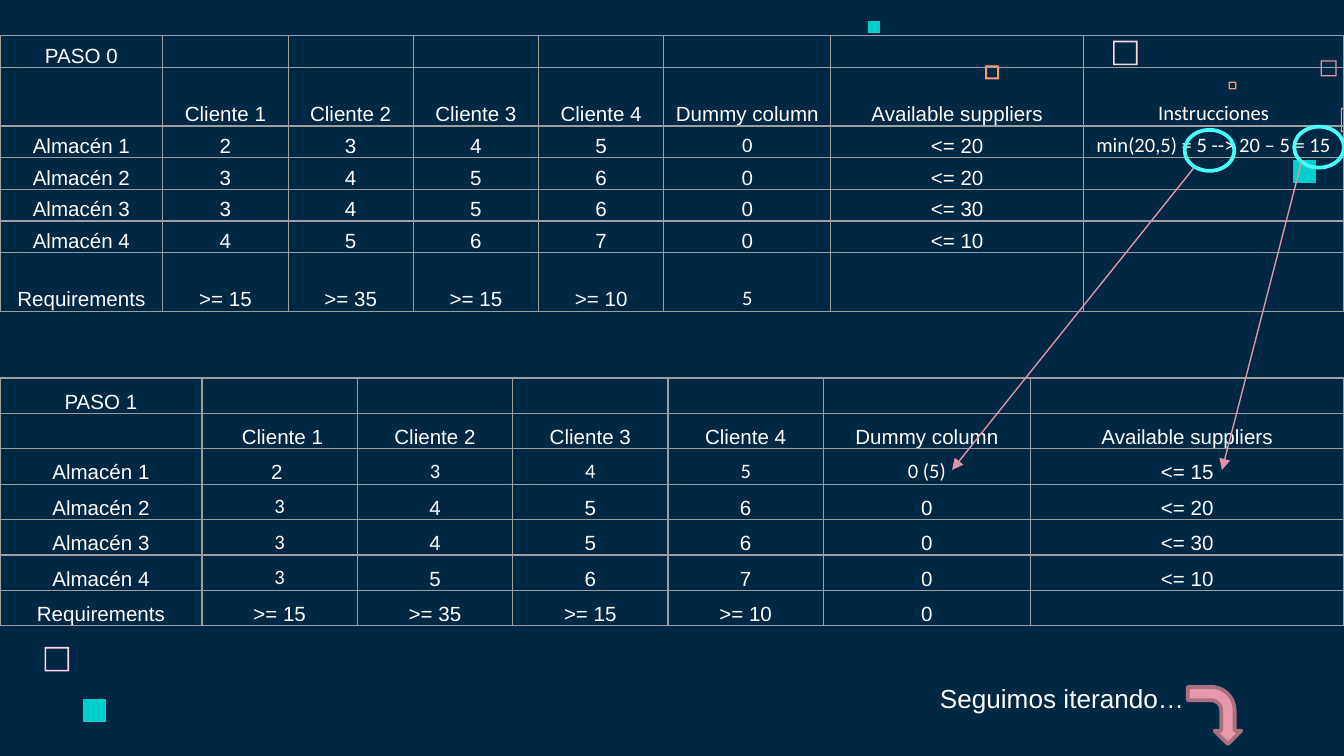
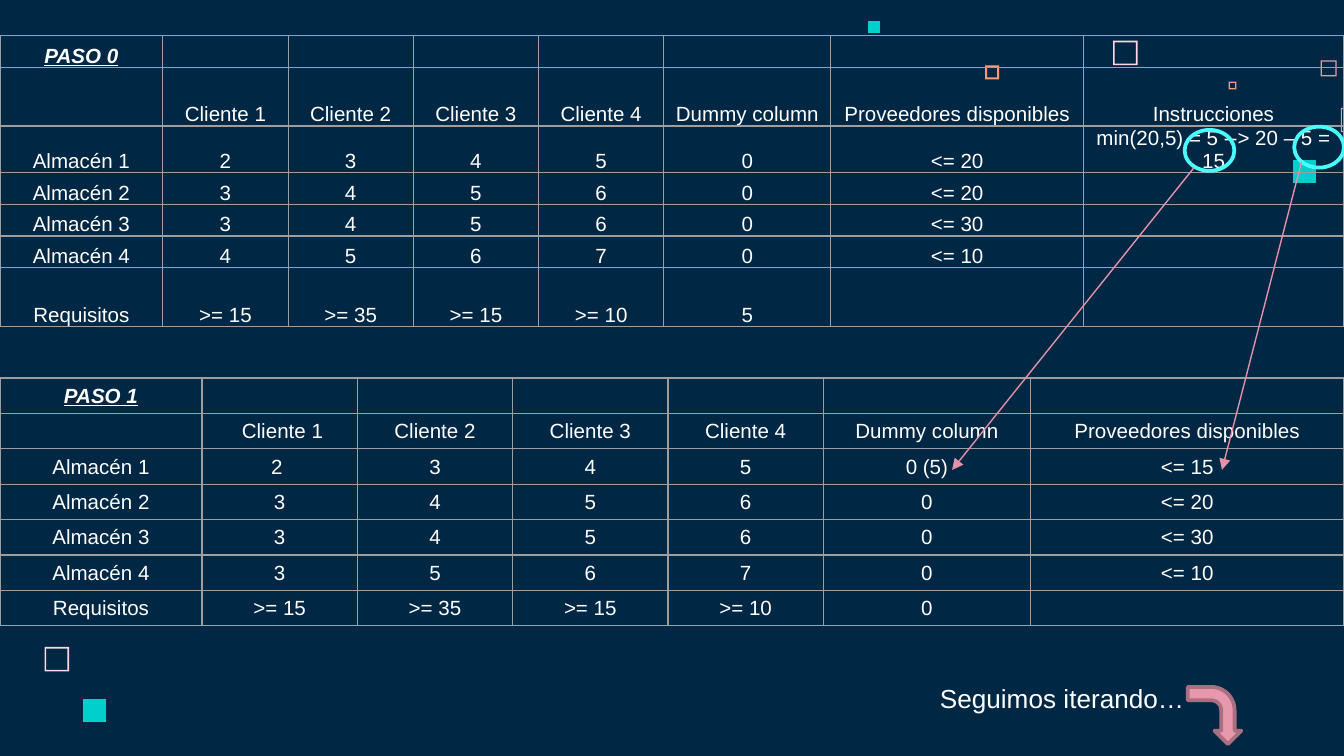
Before and after one commit to Fertry/MASI, a slide deck: slide 17 of Presentación/MASI.pptx. Drawn at 1344x756 pixels with LibreOffice and Linux fonts; fonts in the diff are those of the drawing. Boxes give left, top, right and bottom in pixels: in the first picture for what was removed or moved away, otherwise in the second. Text is boxed around its words. In the diff, an @@ line names an element or a change of style, - is before the commit and + after.

```diff
--- a/Presentación/MASI.pptx
+++ b/Presentación/MASI.pptx
@@ table at [0, 36, 1343, 331] @@
-row 2, column 7: Available suppliers
+row 2, column 7: Proveedores disponibles
-row 7, column 1: Requirements
+row 7, column 1: Requisitos
@@ bold on, italic on, underline on in "PASO 0" @@
@@ font Calibri to Arial in "Instrucciones", "0", "min(20,5) = 5 --> 20 – 5 ...", "5" @@
@@ table at [0, 378, 1344, 626] @@
-row 2, column 7: Available suppliers
+row 2, column 7: Proveedores disponibles
-row 7, column 1: Requirements
+row 7, column 1: Requisitos
@@ bold on, italic on, underline on in "PASO 1" @@
@@ font Calibri to Arial in "3", "4", "5", "0 (5)" and 3 more places @@
```
Also in this commit, not shown: 14 other slides changed.
